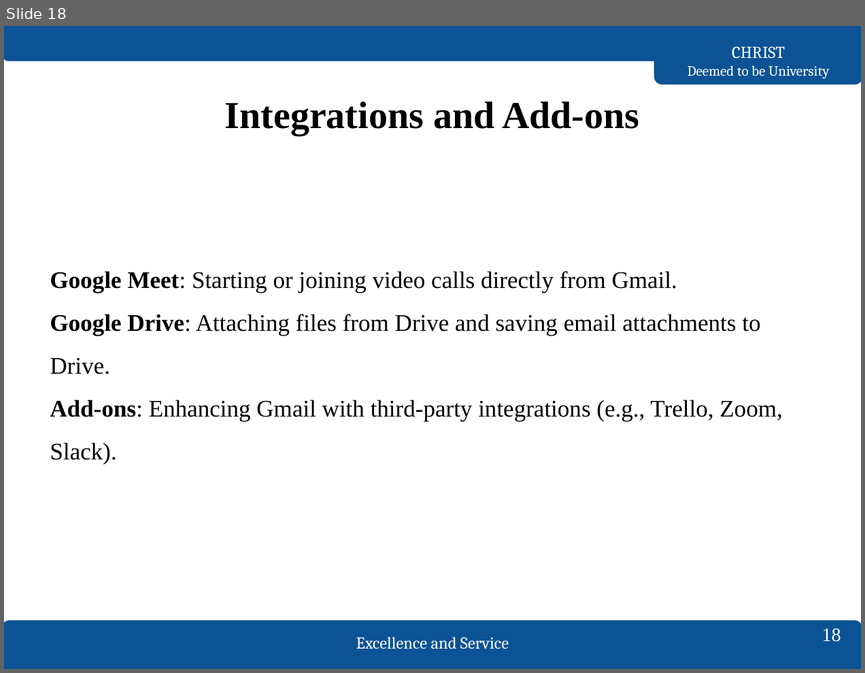
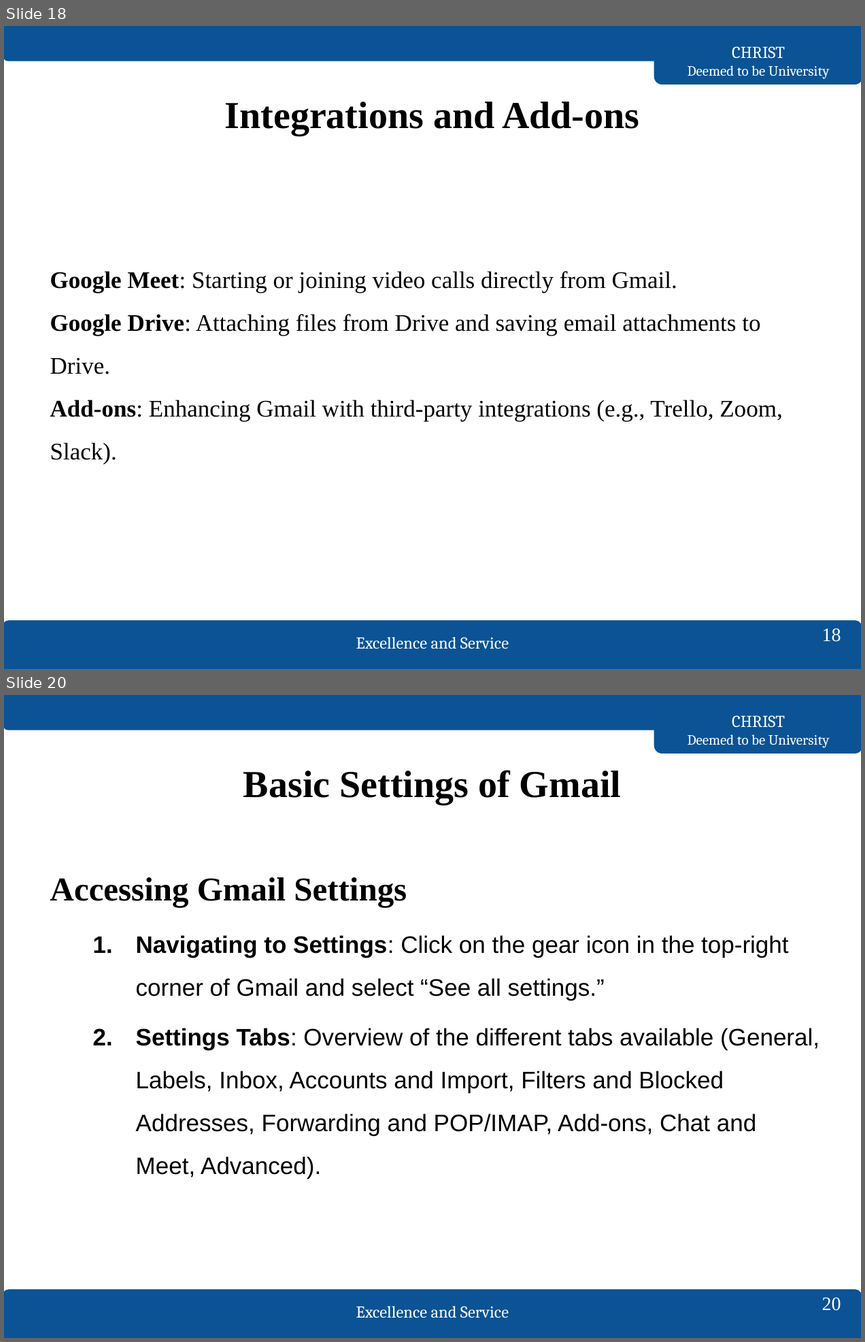
Before and after one commit to kavaskar786/4th_sem, a slide deck: digital mission/unit_1/ProjectPresentationTemplate.pptx. Shown one above the other, each under a label of ours: slide 18 before the commit, slides 18 and 20 after it; the slides between them are not shown. The pictures are 865x673 and 865x1342 pixels, drawn with LibreOffice and Linux fonts; fonts in the diff are those of the drawing. Boxes give left, top, right and bottom in pixels: in the first picture for what was removed or moved away, otherwise in the second. Text is boxed around its words. In the diff, an @@ line names an element or a change of style, - is before the commit and + after.

```diff
--- a/digital mission/unit_1/ProjectPresentationTemplate.pptx
+++ b/digital mission/unit_1/ProjectPresentationTemplate.pptx
@@ slide 20 added at bbox=[4, 695, 861, 1338], background #FFFFFF; not listed: 5 template elements that a slide beside it also shows @@
@@ title added at bbox=[243, 770, 621, 804], 32 pt, text #000000, bold @@
+Basic Settings of Gmail
@@ text added at bbox=[50, 877, 819, 1178], 20 pt, text #000000 @@
+Accessing Gmail Settings
+  1. Navigating to Settings: Click on the gear icon in the top-right corner of Gmail and select “See all settings.”
+  2. Settings Tabs: Overview of the different tabs available (General, Labels, Inbox, Accounts and Import, Filters and Blocked Addresses, Forwarding and POP/IMAP, Add-ons, Chat and Meet, Advanced).
@@ page number added at bbox=[822, 1297, 841, 1310], 16 pt, text #FFFFFF @@
+20
```
Also in this commit, not shown: 1 slide changed, 15 other slides added, 2 other files.
